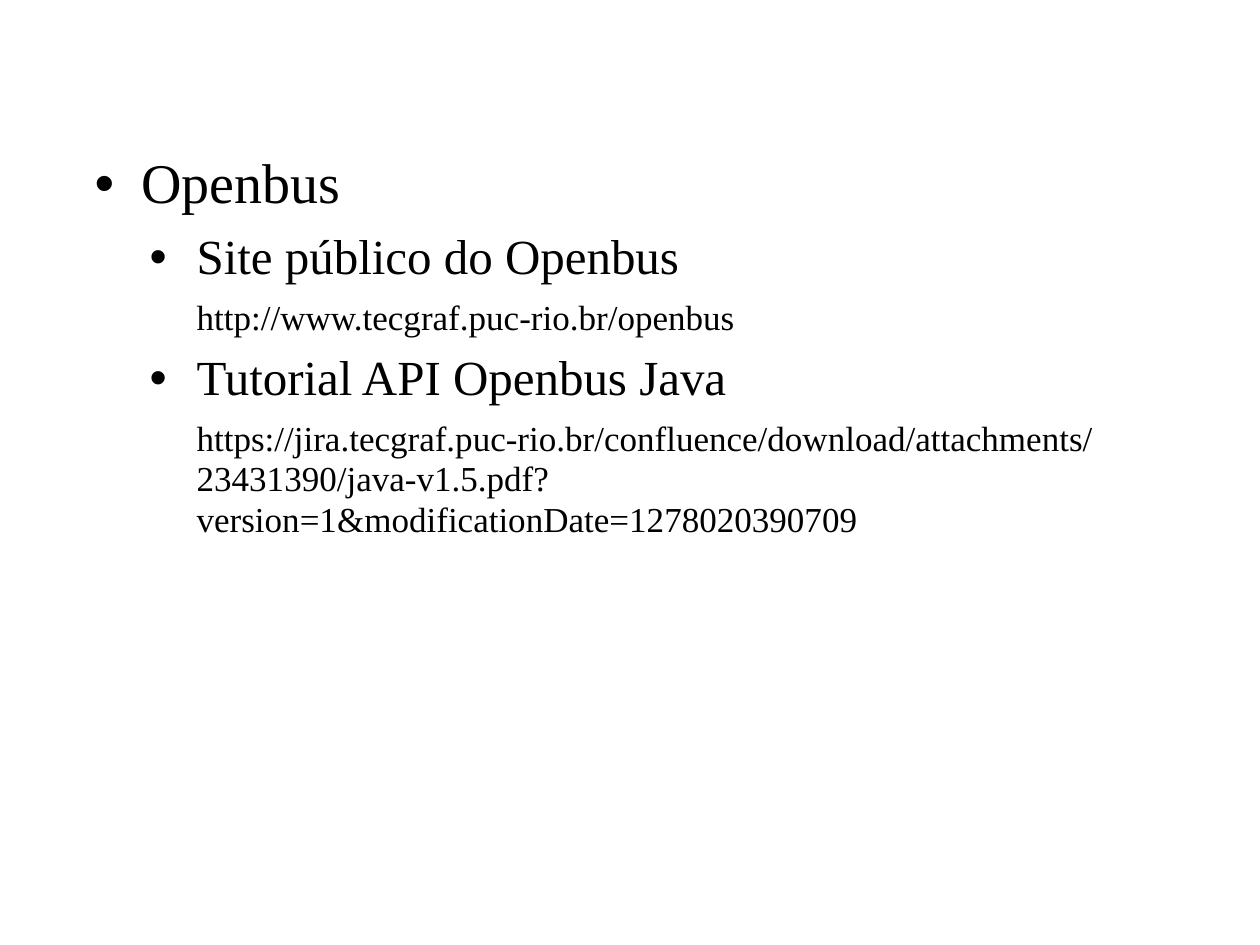
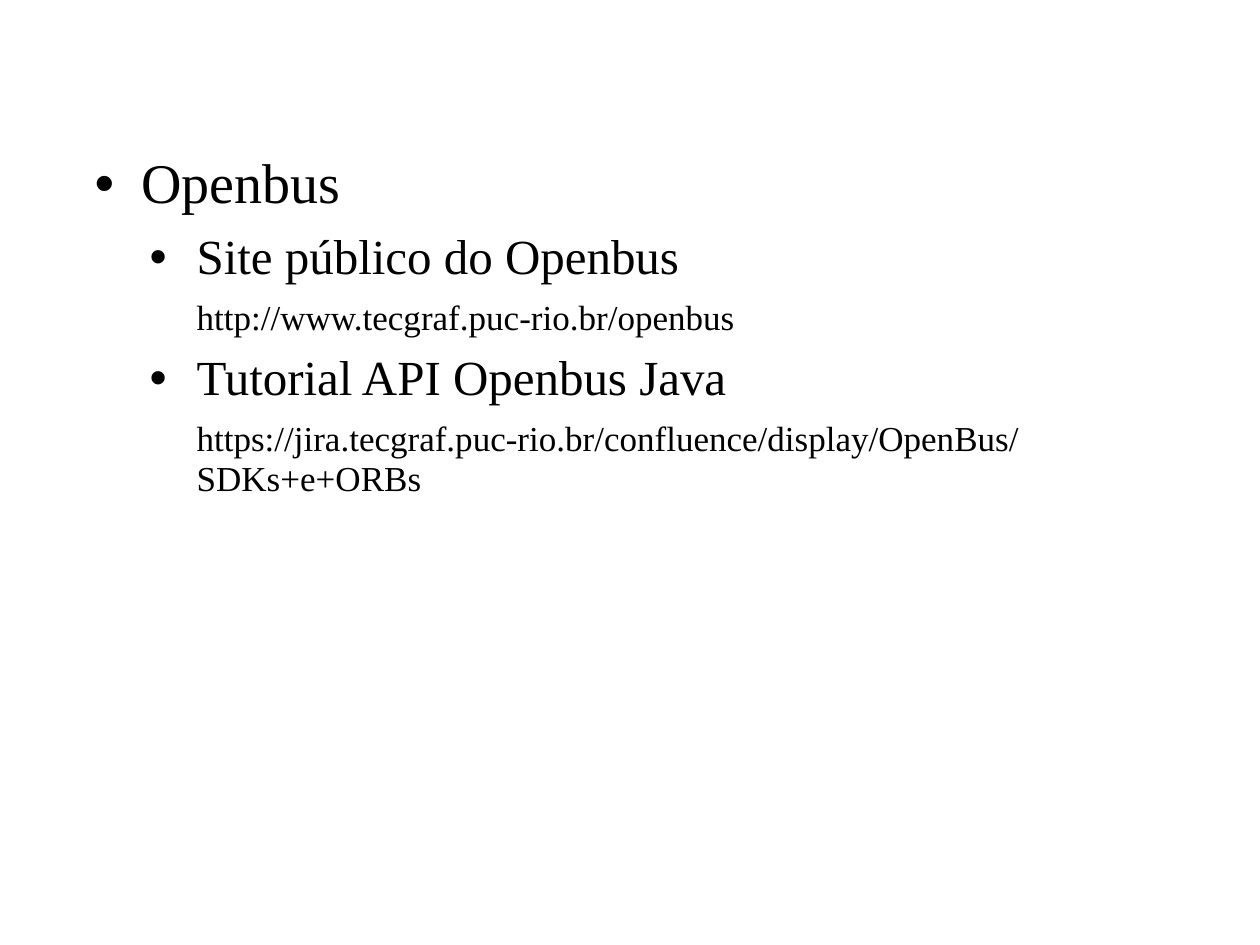
Before and after one commit to amadeubarbosa/openbus-core, a slide deck: slide 3 of docs/cursos/developer/java/1.Agenda_Java.ppt. Drawn at 1260x945 pixels with LibreOffice and Linux fonts; fonts in the diff are those of the drawing; background and template pictures are left out. Boxes give left, top, right and bottom in pixels: in the first picture for what was removed or moved away, otherwise in the second. Text is boxed around its words. In the diff, an @@ line names an element or a change of style, - is before the commit and + after.

Commit message:
Curso Openbus Java
+ Agenda Java
  - Removido o tópico que lista os emails dos instrutores, pois
    o curso nem sempre é ministrado pelos mesmos integrantes da
    equipe Openbus
  - Atualização da lista de integrantes da equipe do Openbus.
  - Substituição do link do tutorial Java pelo link de documentação
    referente aos SDKs. (o link estava quebrado e possivelmente
    seria quebrado novamente no futuro, pois apontava para uma
    determinada versão X do tutorial Java.)

+ DataService Java
  - Atualização do link de download das bibliotecas Java do Serviço
    de Dados.

```diff
--- a/docs/cursos/developer/java/1.Agenda_Java.ppt
+++ b/docs/cursos/developer/java/1.Agenda_Java.ppt
@@ text at [197,426,1019,492]: text changed @@
-  https://jira.tecgraf.puc-rio.br/confluence/download/attachments/23431390/java-v1.5.pdf?version=1&modificationDate=1278020390709
+  https://jira.tecgraf.puc-rio.br/confluence/display/OpenBus/SDKs+e+ORBs
```
Also in this commit, not shown: 3 other slides changed, 1 other file.
